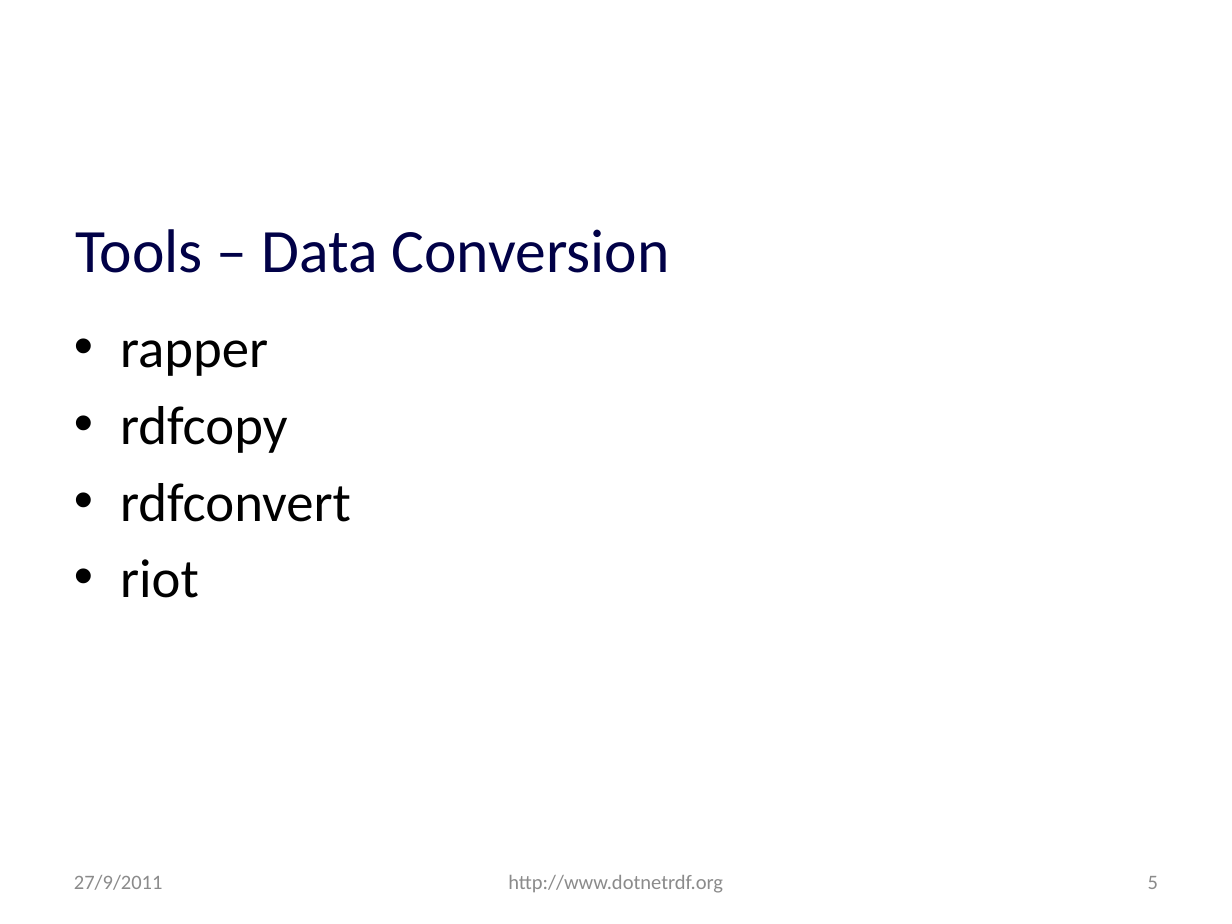
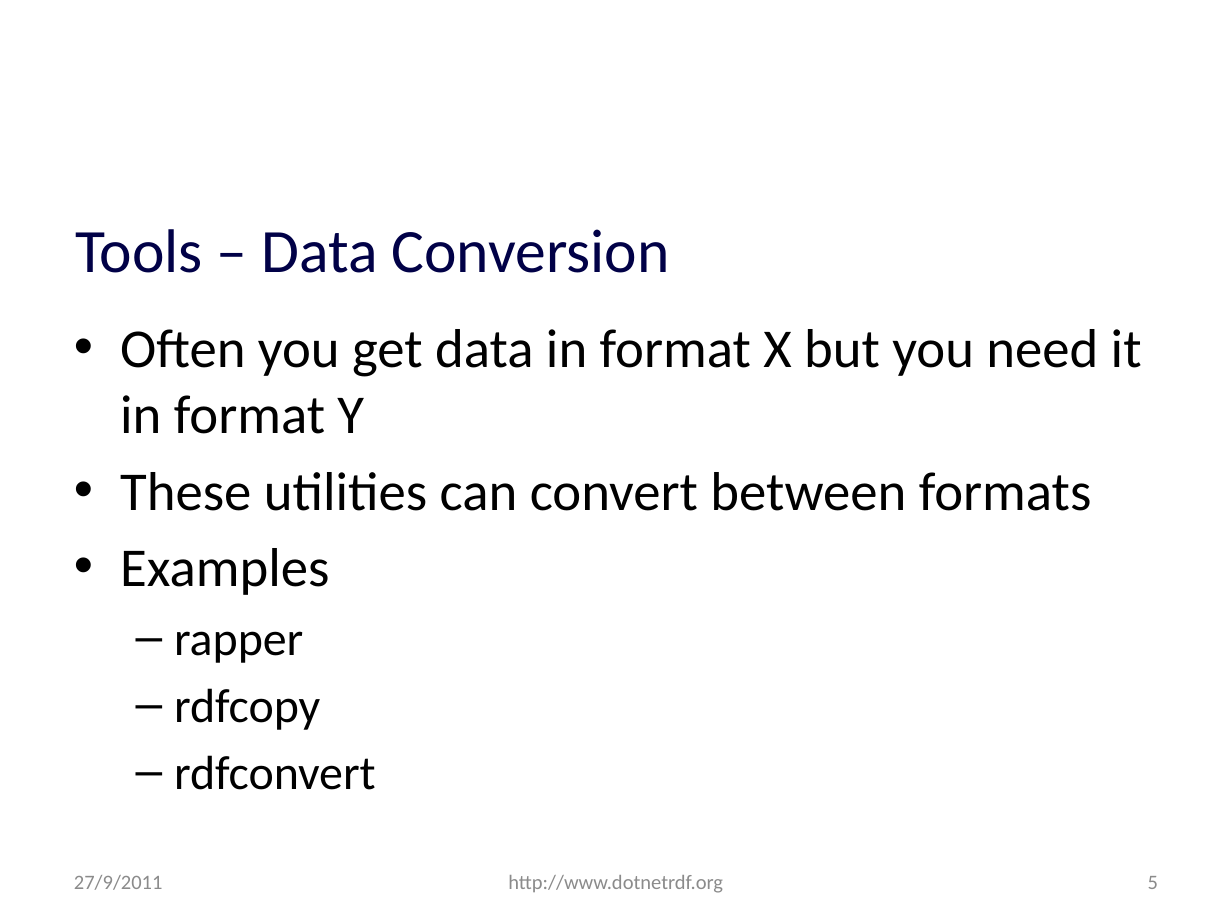
Before and after one commit to JohnGoldsmith/dotnetrdf-wiki, a slide deck: slide 5 of Slides/London SemWeb Meetup Talk Sept 2011.pptx. Drawn at 1232x924 pixels with LibreOffice and Linux fonts; fonts in the diff are those of the drawing; background and template pictures are left out. Boxes give left, top, right and bottom in pixels: in the first picture for what was removed or moved away, otherwise in the second. Text is boxed around its words. In the diff, an @@ line names an element or a change of style, - is before the commit and + after.

```diff
--- a/Slides/London SemWeb Meetup Talk Sept 2011.pptx
+++ b/Slides/London SemWeb Meetup Talk Sept 2011.pptx
@@ text at [120, 329, 1142, 595]: paragraphs added @@
+• Often you get data in format X but you need it in format Y
+• These utilities can convert between formats
+• Examples
@@ text at [120, 559, 199, 598]: paragraph removed @@
-• riot
@@ text at [174, 631, 376, 790]: size 32 to 28 pt in "rapper", "rdfcopy", "rdfconvert"; bullet • to –; list level 1 to 2 in "rapper"; list level 1 to 2 in "rdfcopy"; list level 1 to 2 in "rdfconvert" @@
```
Also in this commit, not shown: 5 other slides changed, 1 slide removed.
